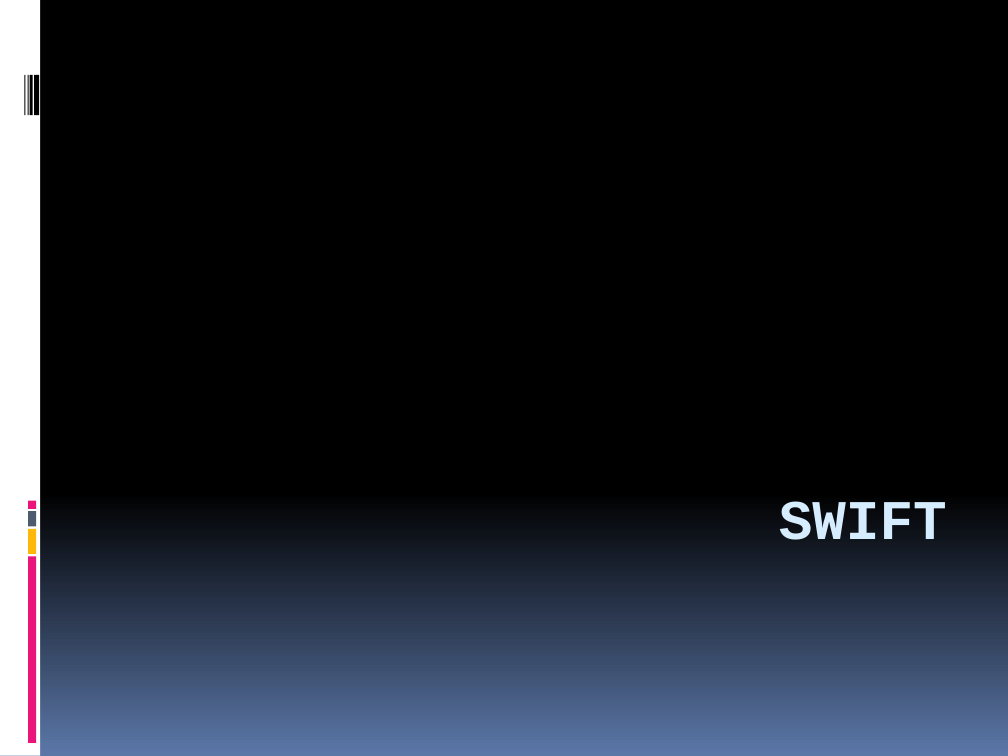
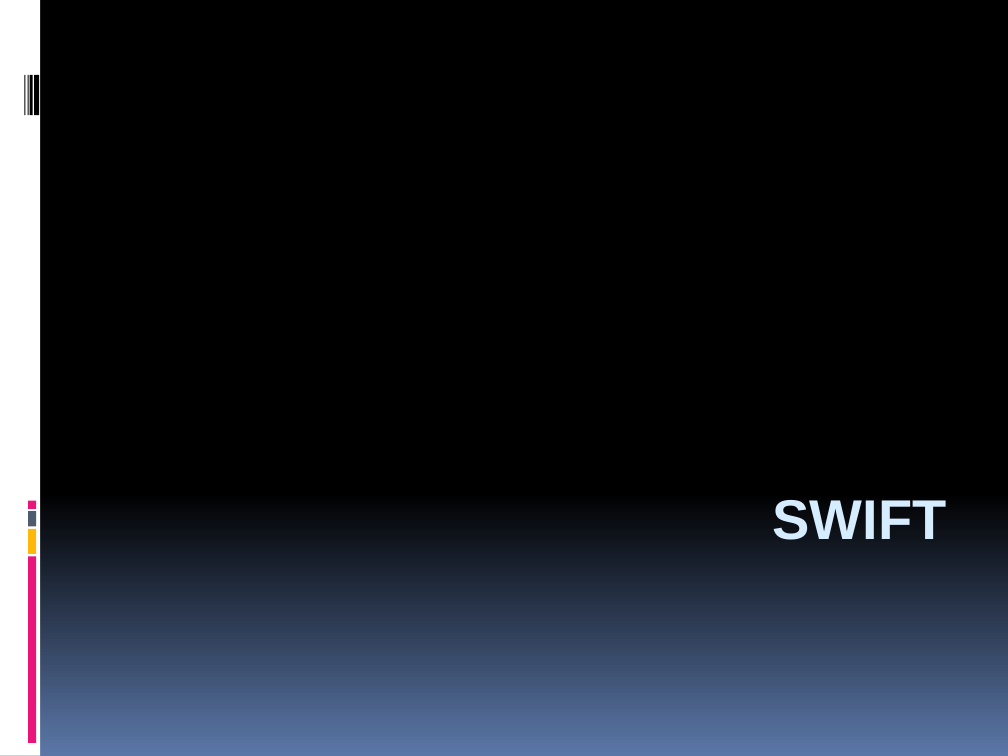
Before and after one commit to hounga13/helloSwift, a slide deck: slide 1 of Swift세미나자료.pptx. Drawn at 1008x756 pixels with LibreOffice and Linux fonts; fonts in the diff are those of the drawing. Boxes give left, top, right and bottom in pixels: in the first picture for what was removed or moved away, otherwise in the second. Text is boxed around its words. In the diff, an @@ line names an element or a change of style, - is before the commit and + after.

```diff
--- a/Swift세미나자료.pptx
+++ b/Swift세미나자료.pptx
@@ title "SWIFT" at <box>773,500,947,540</box>: font Courier New to Arial @@
```
Also in this commit, not shown: 1 other slide changed, 19 slides added.
